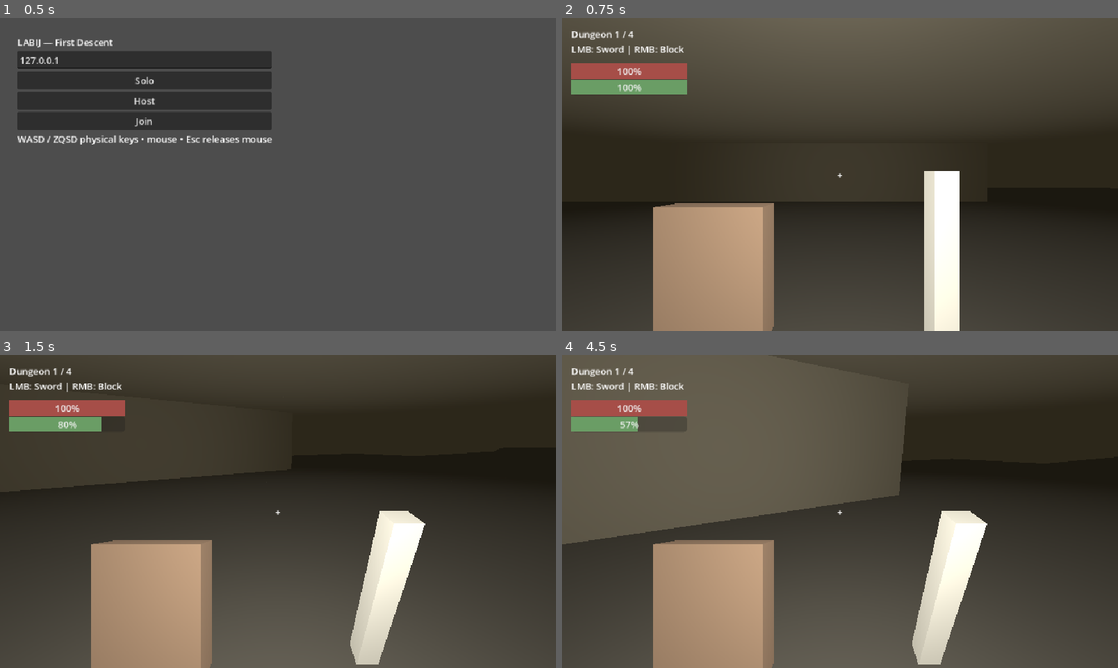
Above: before the commit, frames 1-4 (two rows, left to right).
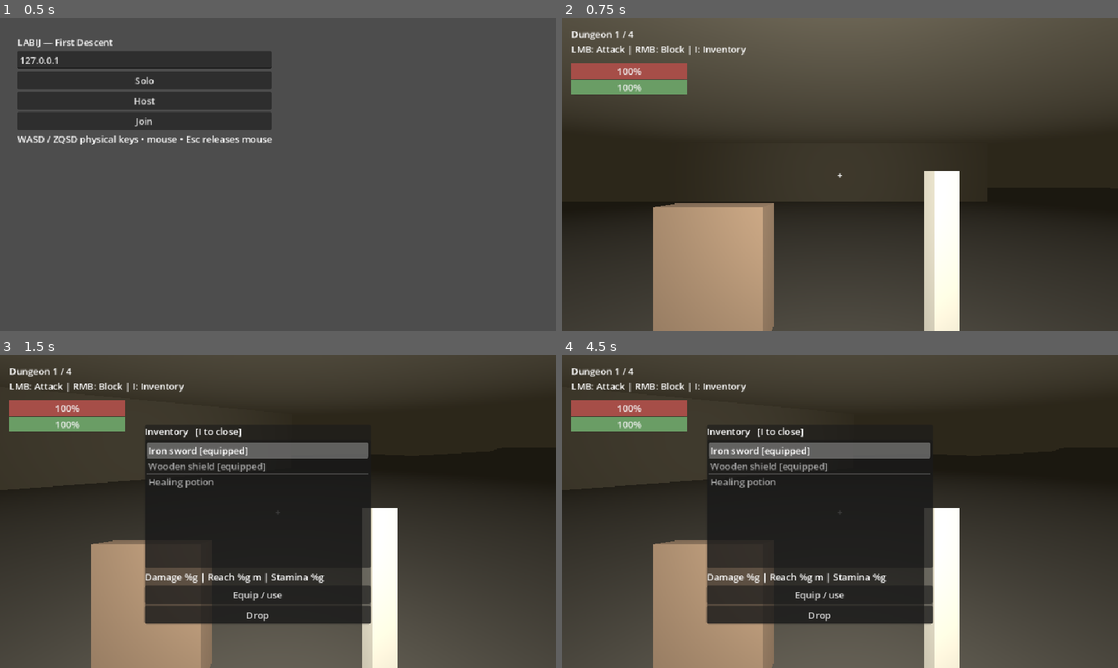
Above: after the commit, the same moments.

Repository: tdonnenfeld/LABIJ
Game: Godot game, scene res://game/main.tscn
Same seed, same stepped clock (60 frames per second), same inputs: the game is played once before the commit and once after it.
Inputs (mouse positions are in pixels of both pictures, inside the frame that each line leads up to):
- Up to frame 1 (0.5 s): no input
- Up to frame 2 (0.75 s): click "Solo" at 0.5 s
- Up to frame 3 (1.5 s): tap Enter at 1.25 s; move the mouse to (305, 511) at 1.27 s; hold W from 1.28 s (still down); tap I at 1.35 s; click (305, 511) at 1.42 s
- Up to frame 4 (4.5 s): tap F at 1.55, 3.6 s; release W at 2 s; click (817, 596) at 2 s, where only the run after the commit has a clickable "Equip / use"; click (817, 614) at 2.75 s, where only the run after the commit has a clickable "Drop"; move the mouse to (812, 511) at 3.52 s; hold W from 3.53 s (still down); click (812, 511) at 3.67 s; tap E at 3.8, 4.35 s; move the mouse to (851, 505) at 4.27 s; click (851, 505) at 4.42 s

Frame 1 is identical in both runs. In frame 2, 0.3% of the frame differs, in the area x 6-34%, y 8-12%; in frame 3, 21%; in frame 4, 43%, in the area x 0-77%, y 0-100%.

Commit message:
Add shared loot, inventory and resource-based equipment

Diff:
--- /dev/null
+++ b/content/items/axe.tres
@@ -0,0 +1,14 @@
+[gd_resource type="Resource" load_steps=2 format=3]
+[ext_resource type="Script" path="res://game/items/item_definition.gd" id="1"]
+[resource]
+script = ExtResource("1")
+title = "Iron axe"
+kind = "weapon"
+damage = 38.0
+reach = 2
+stamina_cost = 30.0
+windup = 0.55
+recovery = 0.85
+reduction = 0
+heal = 0.0
+tint = Color(0.67, 0.48, 0.31, 1)
--- /dev/null
+++ b/content/items/iron_shield.tres
@@ -0,0 +1,14 @@
+[gd_resource type="Resource" load_steps=2 format=3]
+[ext_resource type="Script" path="res://game/items/item_definition.gd" id="1"]
+[resource]
+script = ExtResource("1")
+title = "Iron shield"
+kind = "shield"
+damage = 0.0
+reach = 0
+stamina_cost = 0.0
+windup = 0
+recovery = 0
+reduction = 0.9
+heal = 0.0
+tint = Color(0.62, 0.67, 0.72, 1)
--- /dev/null
+++ b/content/items/potion.tres
@@ -0,0 +1,14 @@
+[gd_resource type="Resource" load_steps=2 format=3]
+[ext_resource type="Script" path="res://game/items/item_definition.gd" id="1"]
+[resource]
+script = ExtResource("1")
+title = "Healing potion"
+kind = "consumable"
+damage = 0.0
+reach = 0
+stamina_cost = 0.0
+windup = 0
+recovery = 0
+reduction = 0
+heal = 35.0
+tint = Color(0.76, 0.19, 0.25, 1)
--- /dev/null
+++ b/content/items/shield.tres
@@ -0,0 +1,14 @@
+[gd_resource type="Resource" load_steps=2 format=3]
+[ext_resource type="Script" path="res://game/items/item_definition.gd" id="1"]
+[resource]
+script = ExtResource("1")
+title = "Wooden shield"
+kind = "shield"
+damage = 0.0
+reach = 0
+stamina_cost = 0.0
+windup = 0
+recovery = 0
+reduction = 0.8
+heal = 0.0
+tint = Color(0.47, 0.38, 0.29, 1)
--- /dev/null
+++ b/content/items/spear.tres
@@ -0,0 +1,14 @@
+[gd_resource type="Resource" load_steps=2 format=3]
+[ext_resource type="Script" path="res://game/items/item_definition.gd" id="1"]
+[resource]
+script = ExtResource("1")
+title = "Ash spear"
+kind = "weapon"
+damage = 19.0
+reach = 3.4
+stamina_cost = 15.0
+windup = 0.25
+recovery = 0.55
+reduction = 0
+heal = 0.0
+tint = Color(0.65, 0.70, 0.78, 1)
--- /dev/null
+++ b/content/items/sword.tres
@@ -0,0 +1,14 @@
+[gd_resource type="Resource" load_steps=2 format=3]
+[ext_resource type="Script" path="res://game/items/item_definition.gd" id="1"]
+[resource]
+script = ExtResource("1")
+title = "Iron sword"
+kind = "weapon"
+damage = 25.0
+reach = 2.4
+stamina_cost = 20.0
+windup = 0.35
+recovery = 0.65
+reduction = 0
+heal = 0.0
+tint = Color(0.74, 0.72, 0.65, 1)
--- /dev/null
+++ b/game/items/catalog.gd
@@ -0,0 +1,13 @@
+extends RefCounted
+
+const ITEMS := {
+	"sword": preload("res://content/items/sword.tres"),
+	"axe": preload("res://content/items/axe.tres"),
+	"spear": preload("res://content/items/spear.tres"),
+	"shield": preload("res://content/items/shield.tres"),
+	"iron_shield": preload("res://content/items/iron_shield.tres"),
+	"potion": preload("res://content/items/potion.tres")
+}
+
+static func get_item(id: String) -> Resource:
+	return ITEMS.get(id)
--- /dev/null
+++ b/game/items/inventory.gd
@@ -0,0 +1,44 @@
+extends RefCounted
+
+const Catalog = preload("res://game/items/catalog.gd")
+const CAPACITY := 12
+var items: Array[String] = ["sword", "shield", "potion"]
+var weapon := "sword"
+var shield := "shield"
+
+func add(id: String) -> bool:
+	if items.size() >= CAPACITY or Catalog.get_item(id) == null:
+		return false
+	items.append(id)
+	return true
+
+func equip(index: int) -> bool:
+	if index < 0 or index >= items.size():
+		return false
+	var id := items[index]
+	var item = Catalog.get_item(id)
+	if item.kind == "weapon":
+		weapon = id
+	elif item.kind == "shield":
+		shield = id
+	else:
+		return false
+	return true
+
+func remove(index: int) -> String:
+	if index < 0 or index >= items.size():
+		return ""
+	var id := items[index]
+	# Equipped items must remain available.
+	if (id == weapon or id == shield) and items.count(id) == 1:
+		return ""
+	items.remove_at(index)
+	return id
+
+func state() -> Array:
+	return [items.duplicate(), weapon, shield]
+
+func apply(state_data: Array) -> void:
+	items.assign(state_data[0])
+	weapon = state_data[1]
+	shield = state_data[2]
--- /dev/null
+++ b/game/items/inventory_ui.gd
@@ -0,0 +1,66 @@
+extends PanelContainer
+
+const Catalog = preload("res://game/items/catalog.gd")
+signal action(index: int, drop: bool)
+var list: ItemList
+var details: Label
+var state_data: Array = []
+var use_button: Button
+var drop_button: Button
+
+func _ready() -> void:
+	var column := VBoxContainer.new()
+	add_child(column)
+	var heading := Label.new()
+	heading.text = "Inventory   [I to close]"
+	column.add_child(heading)
+	list = ItemList.new()
+	list.custom_minimum_size = Vector2(390, 220)
+	column.add_child(list)
+	details = Label.new()
+	column.add_child(details)
+	use_button = Button.new()
+	use_button.text = "Equip / use"
+	column.add_child(use_button)
+	drop_button = Button.new()
+	drop_button.text = "Drop"
+	column.add_child(drop_button)
+	list.item_selected.connect(func(_index): update_details())
+	use_button.pressed.connect(func(): send(false))
+	drop_button.pressed.connect(func(): send(true))
+	hide()
+
+func refresh(data: Array) -> void:
+	if data == state_data:
+		return
+	var selected := list.get_selected_items()
+	state_data = data.duplicate(true)
+	list.clear()
+	for id in data[0]:
+		var item = Catalog.get_item(id)
+		var equipped: bool = id == data[1] or id == data[2]
+		list.add_item(item.title + (" [equipped]" if equipped else ""))
+	if list.item_count > 0:
+		list.select(mini(selected[0] if not selected.is_empty() else 0, list.item_count - 1))
+	update_details()
+
+func update_details() -> void:
+	var selected := list.get_selected_items()
+	use_button.disabled = selected.is_empty()
+	drop_button.disabled = selected.is_empty()
+	if selected.is_empty() or state_data.is_empty():
+		details.text = "No items"
+		return
+	var item = Catalog.get_item(state_data[0][selected[0]])
+	match item.kind:
+		"weapon":
+			details.text = "Damage %g | Reach %g m | Stamina %g" % [item.damage, item.reach, item.stamina_cost]
+		"shield":
+			details.text = "Damage blocked: %g%%" % (item.reduction * 100)
+		_:
+			details.text = "Restores %g HP" % item.heal
+
+func send(drop: bool) -> void:
+	var selected := list.get_selected_items()
+	if not selected.is_empty():
+		action.emit(selected[0], drop)
--- /dev/null
+++ b/game/items/item_definition.gd
@@ -0,0 +1,12 @@
+extends Resource
+
+@export var title: String
+@export var kind: String
+@export var damage := 0.0
+@export var reach := 0.0
+@export var stamina_cost := 0.0
+@export var windup := 0.0
+@export var recovery := 0.0
+@export var reduction := 0.0
+@export var heal := 0.0
+@export var tint := Color.WHITE
--- /dev/null
+++ b/game/items/loot.gd
@@ -0,0 +1,78 @@
+extends Node3D
+
+const Catalog = preload("res://game/items/catalog.gd")
+var drops: Dictionary = {}
+var next_id := 1
+var visual := false
+
+func spawn(id: String, floor_id: int, at: Vector3) -> void:
+	var drop_id := next_id
+	next_id += 1
+	create_drop(drop_id, id, floor_id, at)
+
+func create_drop(drop_id: int, id: String, floor_id: int, at: Vector3) -> void:
+	var node := Node3D.new()
+	add_child(node)
+	node.position = at
+	if visual:
+		var mesh := MeshInstance3D.new()
+		var box := BoxMesh.new()
+		box.size = Vector3(0.35, 0.35, 0.35)
+		mesh.mesh = box
+		var mat := StandardMaterial3D.new()
+		mat.albedo_color = Catalog.get_item(id).tint
+		mat.emission_enabled = true
+		mat.emission = mat.albedo_color * 0.3
+		mesh.material_override = mat
+		node.add_child(mesh)
+		var label := Label3D.new()
+		label.text = Catalog.get_item(id).title
+		label.billboard = BaseMaterial3D.BILLBOARD_ENABLED
+		label.position.y = 0.5
+		node.add_child(label)
+	drops[drop_id] = {"node": node, "item": id, "floor": floor_id}
+
+func nearest(actor) -> int:
+	var best := 2.0
+	var result := 0
+	for id in drops:
+		var drop = drops[id]
+		if drop.floor != actor.floor_id:
+			continue
+		var distance: float = drop.node.position.distance_to(actor.position)
+		if distance < best:
+			best = distance
+			result = id
+	return result
+
+func pickup(actor) -> bool:
+	if actor.health <= 0:
+		return false
+	var id := nearest(actor)
+	if id == 0 or not actor.inventory.add(drops[id].item):
+		return false
+	remove(id)
+	return true
+
+func remove(id: int) -> void:
+	drops[id].node.queue_free()
+	drops.erase(id)
+
+func state() -> Dictionary:
+	var result := {}
+	for id in drops:
+		var drop = drops[id]
+		result[id] = [drop.item, drop.floor, drop.node.position]
+	return result
+
+func apply(data: Dictionary) -> void:
+	for id in drops.keys():
+		if not data.has(id):
+			remove(id)
+	for id in data:
+		if not drops.has(id):
+			create_drop(id, data[id][0], data[id][1], data[id][2])
+
+func visible_floor(id: int) -> void:
+	for drop in drops.values():
+		drop.node.visible = drop.floor == id
--- a/game/main.gd
+++ b/game/main.gd
@@ -2,6 +2,10 @@
 
 const World = preload("res://game/world.gd")
 const Player = preload("res://game/player.gd")
+const InventoryUI = preload("res://game/items/inventory_ui.gd")
+const Catalog = preload("res://game/items/catalog.gd")
+var inventory_ui: PanelContainer
+var item_requests: Dictionary = {}
 const PORT := 7777
 const SEED := 42069
 
@@ -69,6 +73,10 @@
 		layer.add_child(crosshair)
 		crosshair.set_anchors_and_offsets_preset(Control.PRESET_CENTER)
 		crosshair.hide()
+		inventory_ui = InventoryUI.new()
+		layer.add_child(inventory_ui)
+		inventory_ui.position = Vector2(250, 120)
+		inventory_ui.action.connect(_inventory_action)
 
 func make_bar(layer: CanvasLayer, at: Vector2, color: Color) -> ProgressBar:
 	var bar := ProgressBar.new()
@@ -156,6 +164,7 @@
 		hp_bar.hide()
 		stamina_bar.hide()
 		crosshair.hide()
+		inventory_ui.hide()
 		damage_flash.color.a = 0.0
 	spectating = false
 	for id in actors.keys():
@@ -179,6 +188,7 @@
 	if actors.has(id):
 		actors[id].queue_free()
 		actors.erase(id)
+	item_requests.erase(id)
 	attack_requests.erase(id)
 	stair_requests.erase(id)
 	stair_cooldowns.erase(id)
@@ -208,6 +218,16 @@
 
 func _unhandled_input(event: InputEvent) -> void:
 	if not active or dedicated:
+		return
+	if event is InputEventKey and event.pressed and not event.echo and event.physical_keycode == KEY_I:
+		if inventory_ui:
+			inventory_ui.visible = not inventory_ui.visible
+			Input.mouse_mode = Input.MOUSE_MODE_VISIBLE if inventory_ui.visible else Input.MOUSE_MODE_CAPTURED
+		return
+	if inventory_ui and inventory_ui.visible:
+		if event is InputEventKey and event.pressed and event.keycode == KEY_ESCAPE:
+			inventory_ui.hide()
+			Input.mouse_mode = Input.MOUSE_MODE_CAPTURED
 		return
 	if event is InputEventKey and event.pressed and event.keycode == KEY_ESCAPE:
 		Input.mouse_mode = Input.MOUSE_MODE_VISIBLE
@@ -216,6 +236,11 @@
 			stair_requests[multiplayer.get_unique_id()] = true
 		else:
 			request_stairs.rpc_id(1)
+	elif event is InputEventKey and event.pressed and not event.echo and event.physical_keycode == KEY_F and Input.mouse_mode == Input.MOUSE_MODE_CAPTURED:
+		if multiplayer.is_server():
+			item_requests[multiplayer.get_unique_id()] = [-1, false]
+		else:
+			request_item.rpc_id(1, -1, false)
 	elif event is InputEventMouseButton and event.pressed:
 		if Input.mouse_mode != Input.MOUSE_MODE_CAPTURED:
 			Input.mouse_mode = Input.MOUSE_MODE_CAPTURED
@@ -253,6 +278,10 @@
 			if actors.has(id):
 				actors[id].begin_attack()
 		attack_requests.clear()
+		for id in item_requests:
+			if actors.has(id):
+				apply_item_action(actors[id], item_requests[id][0], item_requests[id][1])
+		item_requests.clear()
 		for actor in actors.values():
 			actor.simulate(delta)
 			if actor.advance_combat(delta):
@@ -270,8 +299,8 @@
 		if tick % 3 == 0 and multiplayer.has_multiplayer_peer():
 			var states := {}
 			for id in actors:
-				states[id] = [actors[id].position, actors[id].heading, actors[id].floor_id, actors[id].health, actors[id].stamina, actors[id].blocking, actors[id].attack_phase, actors[id].hurt_timer, actors[id].swing_hit]
-			snapshot.rpc(tick, states, world.monster_snapshot())
+				states[id] = [actors[id].position, actors[id].heading, actors[id].floor_id, actors[id].health, actors[id].stamina, actors[id].blocking, actors[id].attack_phase, actors[id].hurt_timer, actors[id].swing_hit, actors[id].inventory.state()]
+			snapshot.rpc(tick, states, world.monster_snapshot(), world.loot.state())
 	if not dedicated and actors.has(local_id):
 		var local = actors[local_id]
 		var viewed_floor: int = local.floor_id
@@ -292,6 +321,8 @@
 		for id in actors:
 			actors[id].visible = id == local_id or (actors[id].floor_id == viewed_floor and actors[id].health > 0)
 		local.update_hands(delta)
+		if inventory_ui:
+			inventory_ui.refresh(local.inventory.state())
 		if damage_flash:
 			damage_flash.color.a = minf(0.3, local.hurt_timer)
 		if hp_bar:
@@ -306,7 +337,10 @@
 			if local.health <= 0:
 				hud.text += "\n" + ("Dead — spectating" if spectating else "Party defeated — restart to try again")
 			else:
-				hud.text += "\nLMB: Sword | RMB: Block"
+				hud.text += "\nLMB: Attack | RMB: Block | I: Inventory"
+				var drop_id: int = world.loot.nearest(local)
+				if drop_id != 0:
+					hud.text += "\nF: Pick up " + Catalog.get_item(world.loot.drops[drop_id].item).title
 
 @rpc("any_peer", "call_remote", "unreliable_ordered")
 func submit_input(move: Vector2, angle: float, block: bool) -> void:
@@ -319,11 +353,12 @@
 		actors[id].wants_block = block
 
 @rpc("authority", "call_remote", "unreliable_ordered")
-func snapshot(sequence: int, states: Dictionary, mobs: Dictionary) -> void:
+func snapshot(sequence: int, states: Dictionary, mobs: Dictionary, drops: Dictionary) -> void:
 	if sequence < received_tick:
 		return
 	received_tick = sequence
 	world.apply_monsters(mobs)
+	world.loot.apply(drops)
 	for id in states:
 		if actors.has(id):
 			actors[id].position = states[id][0]
@@ -334,6 +369,7 @@
 			actors[id].attack_phase = states[id][6]
 			actors[id].hurt_timer = states[id][7]
 			actors[id].swing_hit = states[id][8]
+			actors[id].inventory.apply(states[id][9])
 			if id != multiplayer.get_unique_id():
 				actors[id].rotation.y = states[id][1]
 
@@ -360,3 +396,30 @@
 		var id := multiplayer.get_remote_sender_id()
 		if actors.has(id):
 			attack_requests[id] = true
+
+func _inventory_action(index: int, drop: bool) -> void:
+	if multiplayer.is_server():
+		item_requests[multiplayer.get_unique_id()] = [index, drop]
+	else:
+		request_item.rpc_id(1, index, drop)
+
+@rpc("any_peer", "call_remote", "reliable")
+func request_item(index: int, drop: bool) -> void:
+	if multiplayer.is_server():
+		var id := multiplayer.get_remote_sender_id()
+		if actors.has(id) and index >= -1 and index < 12:
+			item_requests[id] = [index, drop]
+
+func apply_item_action(actor, index: int, drop: bool) -> void:
+	if actor.health <= 0 or actor.attack_phase != 0:
+		return
+	if index == -1:
+		world.loot.pickup(actor)
+	elif drop:
+		var item: String = actor.inventory.remove(index)
+		if not item.is_empty():
+			var at: Vector3 = actor.position
+			at.y = world.floors[actor.floor_id].position.y + 0.3
+			world.loot.spawn(item, actor.floor_id, at)
+	else:
+		actor.use_item(index)
--- a/game/player.gd
+++ b/game/player.gd
@@ -1,6 +1,9 @@
 extends CharacterBody3D
 
 const Combat = preload("res://game/combat.gd")
+const Inventory = preload("res://game/items/inventory.gd")
+const Catalog = preload("res://game/items/catalog.gd")
+var inventory := Inventory.new()
 
 var health := Combat.MAX_HEALTH
 var stamina := Combat.MAX_STAMINA
@@ -10,8 +13,8 @@
 var attack_timer := 0.0
 var hurt_timer := 0.0
 var swing_hit := false
-var sword: Node3D
-var shield: Node3D
+var sword: MeshInstance3D
+var shield: MeshInstance3D
 var floor_id := 0
 var direction := Vector2.ZERO
 var heading := 0.0
@@ -61,7 +64,7 @@
 	velocity.y = maxf(velocity.y - 18.0 * delta, -20.0)
 	move_and_slide()
 
-func hand_item(at: Vector3, size: Vector3, color: Color) -> Node3D:
+func hand_item(at: Vector3, size: Vector3, color: Color) -> MeshInstance3D:
 	var item := MeshInstance3D.new()
 	var mesh := BoxMesh.new()
 	mesh.size = size
@@ -74,11 +77,12 @@
 	return item
 
 func begin_attack() -> bool:
-	if health <= 0 or attack_phase != 0 or blocking or stamina < Combat.ATTACK_COST:
+	var weapon = Catalog.get_item(inventory.weapon)
+	if health <= 0 or attack_phase != 0 or blocking or stamina < weapon.stamina_cost:
 		return false
-	stamina -= Combat.ATTACK_COST
+	stamina -= weapon.stamina_cost
 	attack_phase = 1
-	attack_timer = Combat.WINDUP
+	attack_timer = weapon.windup
 	swing_hit = false
 	return true
 
@@ -96,7 +100,7 @@
 		return false
 	if attack_phase == 1:
 		attack_phase = 2
-		attack_timer = Combat.RECOVERY
+		attack_timer = Catalog.get_item(inventory.weapon).recovery
 		return true
 	attack_phase = 0
 	return false
@@ -106,7 +110,7 @@
 		return
 	if blocking and stamina >= Combat.BLOCK_COST and Combat.facing(heading, source - position):
 		stamina -= Combat.BLOCK_COST
-		amount *= 0.2
+		amount *= 1.0 - Catalog.get_item(inventory.shield).reduction
 	health = maxf(0.0, health - amount)
 	hurt_timer = 0.25
 	if health == 0:
@@ -122,5 +126,21 @@
 		return
 	sword.rotation.x = lerpf(sword.rotation.x, -0.95 if attack_phase == 2 else (0.65 if attack_phase == 1 else 0.0), minf(1.0, delta * 14.0))
 	shield.position.y = lerpf(shield.position.y, -0.12 if blocking else -0.38, minf(1.0, delta * 14.0))
+	var weapon = Catalog.get_item(inventory.weapon)
+	sword.scale.y = weapon.reach / 2.4
+	sword.material_override.albedo_color = weapon.tint
+	shield.material_override.albedo_color = Catalog.get_item(inventory.shield).tint
 	sword.visible = health > 0
 	shield.visible = health > 0
+
+func use_item(index: int) -> bool:
+	if health <= 0 or attack_phase != 0 or index < 0 or index >= inventory.items.size():
+		return false
+	var item = Catalog.get_item(inventory.items[index])
+	if item.kind == "consumable":
+		if health >= Combat.MAX_HEALTH:
+			return false
+		health = minf(Combat.MAX_HEALTH, health + item.heal)
+		inventory.remove(index)
+		return true
+	return inventory.equip(index)
--- a/game/world.gd
+++ b/game/world.gd
@@ -2,6 +2,10 @@
 
 const Dungeon = preload("res://game/dungeon.gd")
 const Combat = preload("res://game/combat.gd")
+const Catalog = preload("res://game/items/catalog.gd")
+const Loot = preload("res://game/items/loot.gd")
+var loot := Loot.new()
+var loot_rng := RandomNumberGenerator.new()
 const COUNT := 4
 const SPACING := 30.0
 const USE_RADIUS := 2.5
@@ -12,6 +16,9 @@
 
 func build(seed_value: int, render_geometry: bool) -> void:
 	visual = render_geometry
+	loot.visual = visual
+	add_child(loot)
+	loot_rng.seed = seed_value + 53
 	for i in range(COUNT):
 		var level := Dungeon.new()
 		add_child(level)
@@ -78,6 +85,7 @@
 	return 0
 
 func visible_floor(id: int) -> void:
+	loot.visible_floor(id)
 	for key in floors:
 		floors[key].visible = key == id
 	for mob in monsters.values():
@@ -204,19 +212,24 @@
 	if actor.health <= 0:
 		return false
 	var nearest = null
-	var best := Combat.REACH + 1.0
+	var weapon = Catalog.get_item(actor.inventory.weapon)
+	var best: float = weapon.reach + 1.0
 	for mob in monsters.values():
 		if mob.health <= 0 or mob.floor != actor.floor_id:
 			continue
 		var distance := horizontal_distance(actor.position, mob.node.position)
-		if distance < best and Combat.can_hit(actor.position, mob.node.position, actor.heading, Combat.REACH) and Combat.clear_path(actor, mob.node.position):
+		if distance < best and Combat.can_hit(actor.position, mob.node.position, actor.heading, weapon.reach) and Combat.clear_path(actor, mob.node.position):
 			nearest = mob
 			best = distance
 	if nearest == null:
 		return false
-	nearest.health = maxf(0.0, nearest.health - Combat.DAMAGE)
+	nearest.health = maxf(0.0, nearest.health - weapon.damage)
 	nearest.hurt = 0.18
 	if nearest.health <= 0:
 		nearest.phase = 0
 		nearest.target = 0
+		var choices := ["potion", "potion", "axe", "spear", "iron_shield"]
+		var at: Vector3 = nearest.node.position
+		at.y = floors[nearest.floor].position.y + 0.3
+		loot.spawn(choices[loot_rng.randi_range(0, choices.size() - 1)], nearest.floor, at)
 	return true
--- /dev/null
+++ b/tests/inventory.gd
@@ -0,0 +1,28 @@
+extends SceneTree
+
+const Player = preload("res://game/player.gd")
+const Loot = preload("res://game/items/loot.gd")
+
+func _initialize() -> void:
+	call_deferred("run")
+
+func run() -> void:
+	var player := Player.new()
+	root.add_child(player)
+	player.setup(false, false)
+	var loot := Loot.new()
+	root.add_child(loot)
+	loot.spawn("axe", 1, Vector3.ZERO)
+	var ok := not loot.pickup(player)
+	loot.spawn("spear", 0, Vector3.ZERO)
+	ok = ok and loot.pickup(player)
+	ok = ok and not loot.pickup(player)
+	ok = ok and player.use_item(3) and player.inventory.weapon == "spear"
+	ok = ok and player.inventory.remove(3) == ""
+	player.health = 50
+	ok = ok and player.use_item(2) and player.health == 85
+	ok = ok and player.inventory.items.size() == 3
+	ok = ok and player.begin_attack() and player.stamina == 85
+	if not ok:
+		push_error("Inventory test failed")
+	quit(0 if ok else 1)
Not shown, changed: docs/ARCHITECTURE.md
